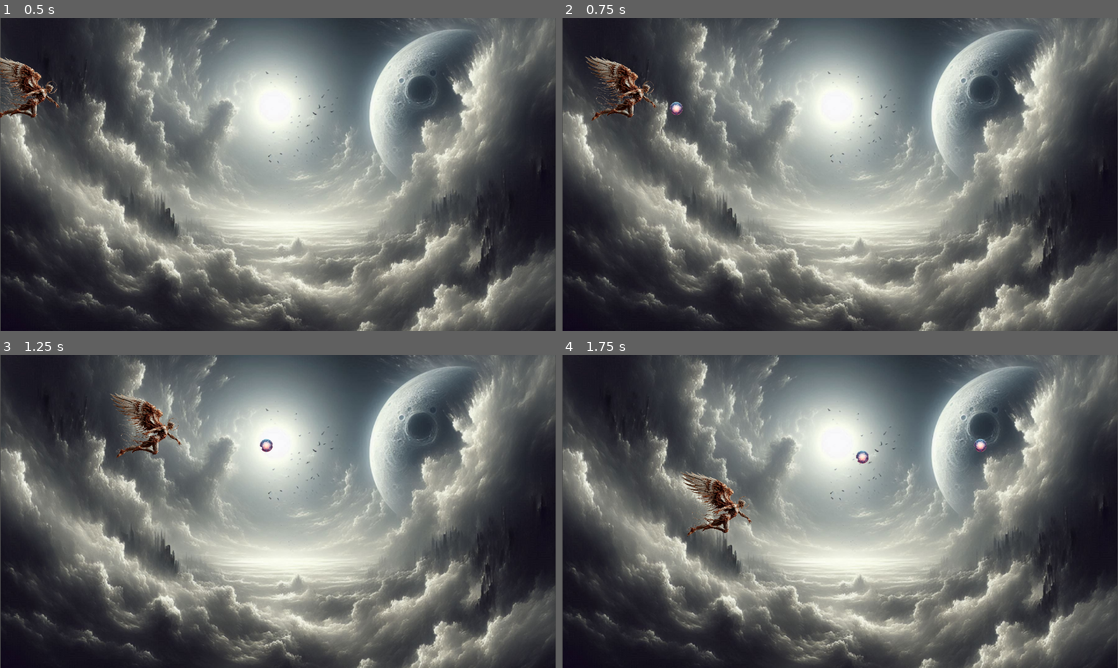
Above: before the commit, frames 1-4 (two rows, left to right).
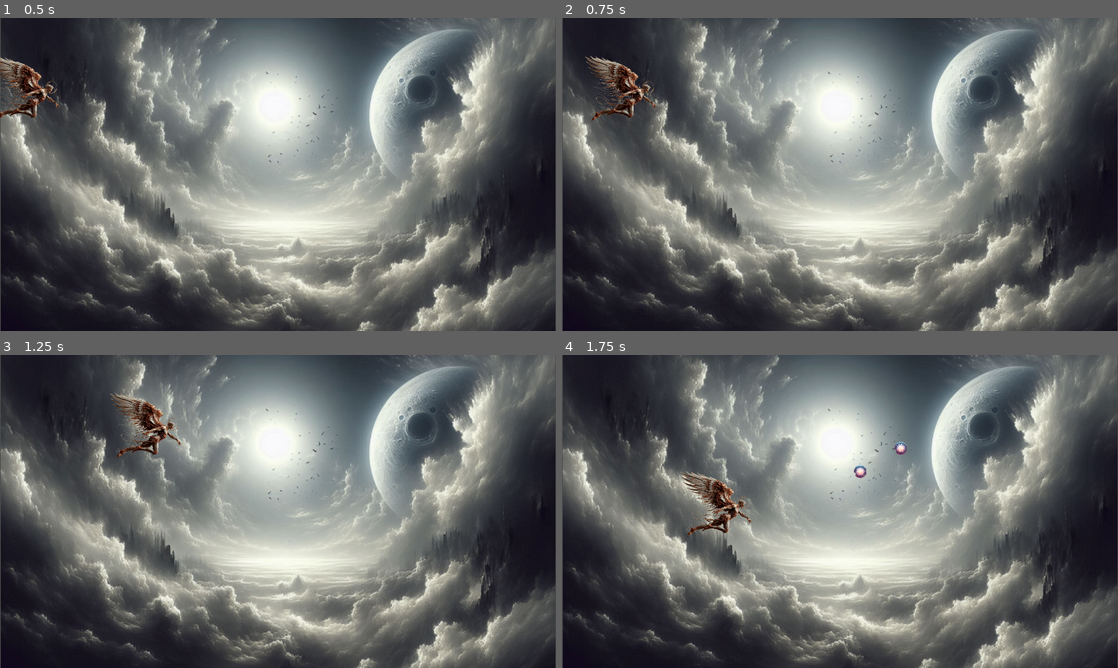
Above: after the commit, the same moments.

Repository: DanielleJeanine/Redemption_Wings
Game: Godot game, scene res://scenes/game.tscn
The game is run twice, just before and just after one commit, with the same random seed, the same clock (stepped at 60 frames per second) and the same inputs.
Inputs:
- Up to frame 1 (0.5 s): no input
- Up to frame 2 (0.75 s): tap Enter at 0.5 s; hold D (mv_right) from 0.53 s (still down); hold Q (at_basic) from 0.53 s (still down)
- Up to frame 3 (1.25 s): keep holding D (mv_right); keep holding Q (at_basic)
- Up to frame 4 (1.75 s): release D (mv_right) at 1.28 s; release Q (at_basic) at 1.28 s; hold S (mv_down) from 1.28 s (still down); tap Q (at_basic) at 1.35 s

Frame 1 is identical in both runs. In frame 2, less than 0.1% of the frame differs, in the area x 19-22%, y 26-32%; in frame 3, less than 0.1%; in frame 4, 0.3%, in the area x 52-77%, y 26-40%.

Commit message:
feature: added power shot orb

Diff:
--- a/project.godot
+++ b/project.godot
@@ -20,31 +20,40 @@
 window/size/viewport_width=1280
 window/size/viewport_height=720
 
+[editor]
+
+movie_writer/movie_file="redemption_sample.avi"
+
 [input]
 
 mv_up={
 "deadzone": 0.2,
 "events": [Object(InputEventKey,"resource_local_to_scene":false,"resource_name":"","device":-1,"window_id":0,"alt_press …(192 unchanged characters)…
+, Object(InputEventKey,"resource_local_to_scene":false,"resource_name":"","device":0,"window_id":0,"alt_pressed":false,"shift_pressed":false,"ctrl_pressed":false,"meta_pressed":false,"pressed":false,"keycode":0,"physical_keycode":4194320,"key_label":0,"unicode":0,"location":0,"echo":false,"script":null)
 ]
 }
 mv_right={
 "deadzone": 0.2,
 "events": [Object(InputEventKey,"resource_local_to_scene":false,"resource_name":"","device":-1,"window_id":0,"alt_press …(192 unchanged characters)…
+, Object(InputEventKey,"resource_local_to_scene":false,"resource_name":"","device":0,"window_id":0,"alt_pressed":false,"shift_pressed":false,"ctrl_pressed":false,"meta_pressed":false,"pressed":false,"keycode":0,"physical_keycode":4194321,"key_label":0,"unicode":0,"location":0,"echo":false,"script":null)
 ]
 }
 mv_left={
 "deadzone": 0.2,
 "events": [Object(InputEventKey,"resource_local_to_scene":false,"resource_name":"","device":-1,"window_id":0,"alt_press …(191 unchanged characters)…
+, Object(InputEventKey,"resource_local_to_scene":false,"resource_name":"","device":0,"window_id":0,"alt_pressed":false,"shift_pressed":false,"ctrl_pressed":false,"meta_pressed":false,"pressed":false,"keycode":0,"physical_keycode":4194319,"key_label":0,"unicode":0,"location":0,"echo":false,"script":null)
 ]
 }
 mv_down={
 "deadzone": 0.2,
 "events": [Object(InputEventKey,"resource_local_to_scene":false,"resource_name":"","device":-1,"window_id":0,"alt_press …(192 unchanged characters)…
+, Object(InputEventKey,"resource_local_to_scene":false,"resource_name":"","device":-1,"window_id":0,"alt_pressed":false,"shift_pressed":false,"ctrl_pressed":false,"meta_pressed":false,"pressed":false,"keycode":0,"physical_keycode":4194322,"key_label":0,"unicode":0,"location":0,"echo":false,"script":null)
 ]
 }
 at_basic={
 "deadzone": 0.2,
 "events": [Object(InputEventKey,"resource_local_to_scene":false,"resource_name":"","device":-1,"window_id":0,"alt_press …(192 unchanged characters)…
+, Object(InputEventKey,"resource_local_to_scene":false,"resource_name":"","device":0,"window_id":0,"alt_pressed":false,"shift_pressed":false,"ctrl_pressed":false,"meta_pressed":false,"pressed":false,"keycode":0,"physical_keycode":32,"key_label":0,"unicode":0,"location":0,"echo":false,"script":null)
 ]
 }
 
--- a/scenes/at_basic.gd
+++ b/scenes/at_basic.gd
@@ -1,8 +1,24 @@
 extends Area2D
 class_name at_basic
+
 @export var speed: float = 700
+@export var damage: float = 10
+@export var showGlow: bool = false
+
+@onready var sprite: Sprite2D = $Sprite2D
+@onready var glow: PointLight2D = $Glow # Light effect for power attack
+
+func _ready():
+	glow.visible = showGlow
 
 func _process(delta: float) -> void:
 	position.x += speed * delta
 	if position.x > 1290:
 		queue_free()
+
+func powerShot(hold_time: float):
+	 # Activate glow for powerful shots
+	speed += hold_time * 100
+	damage = 10 + hold_time * 5
+	scale += Vector2(hold_time * 0.5, hold_time * 0.5)
+	showGlow = true
--- a/scenes/at_basic.tscn
+++ b/scenes/at_basic.tscn
@@ -1,7 +1,8 @@
-[gd_scene load_steps=4 format=3 uid="uid://djvh1mfowahlh"]
+[gd_scene load_steps=5 format=3 uid="uid://djvh1mfowahlh"]
 
 [ext_resource type="Script" uid="uid://bee85ggvg27cj" path="res://scenes/at_basic.gd" id="1_axnaf"]
 [ext_resource type="Texture2D" uid="uid://k8ereec8vbu6" path="res://assets/at_basic.webp" id="1_nklrm"]
+[ext_resource type="Texture2D" uid="uid://dybu84iow7law" path="res://assets/glow_effect.png" id="3_eun4w"]
 
 [sub_resource type="CircleShape2D" id="CircleShape2D_axnaf"]
 radius = 15.0333
@@ -17,3 +18,10 @@
 [node name="CollisionShape2D" type="CollisionShape2D" parent="."]
 position = Vector2(1, 4)
 shape = SubResource("CircleShape2D_axnaf")
+
+[node name="Glow" type="PointLight2D" parent="."]
+color = Color(0.827139, 0.636449, 0.0203216, 1)
+energy = 2.15
+texture = ExtResource("3_eun4w")
+texture_scale = 2.0
+height = 2.0
--- a/scenes/c_archangel.gd
+++ b/scenes/c_archangel.gd
@@ -3,42 +3,63 @@
 @export var speed: float = 650
 @export var at_basic: PackedScene
 @onready var sprite_2d: Sprite2D = $Sprite2D
-@export var vel_player : float = 400.0
+@export var vel_player: float = 400.0
 
-var direction_mov_player : Vector2 = Vector2(0, 0)
-var last_direction_x : int = 1
+var direction_mov_player: Vector2 = Vector2.ZERO
+var last_direction_x: int = 1
+var attack_hold_time: float = 0.0
 
-func _ready():
-	pass
-
-func _process(delta):
+func _physics_process(delta):
 	mov_player()
+	handle_attack_charge(delta)
 
 func mov_player() -> void:
+	direction_mov_player = Vector2.ZERO
+
 	#Movimento Horizontal
 	if Input.is_action_pressed("mv_right"):
 		direction_mov_player.x = 1
-	elif  Input.is_action_pressed("mv_left"):
+	elif Input.is_action_pressed("mv_left"):
 		direction_mov_player.x = -1
 	else:
 		direction_mov_player.x = 0
 
 	#Movimento Vertical
-	if  Input.is_action_pressed("mv_up"):
+	if Input.is_action_pressed("mv_up"):
 		direction_mov_player.y = -1
 	elif Input.is_action_pressed("mv_down"):
 		direction_mov_player.y = 1
 	else:
 		direction_mov_player.y = 0
 
-	if Input.is_action_just_pressed("at_basic"):
-		atirar()
+	if direction_mov_player.x != 0:
+		last_direction_x = int(direction_mov_player.x)
+		#flip character
+		#sprite_2d.flip_h = (last_direction_x == -1)
 
-#Aplica as mudanças na direção do player
+	#Aplica as mudanças na direção do player
 	velocity = direction_mov_player.normalized() * vel_player
 	move_and_slide()
 
-func atirar() -> void:
-	var orb = at_basic.instantiate()
-	orb.position = position + Vector2 (0, 0)
-	get_parent().add_child(orb)
+func handle_attack_charge(delta):
+	if Input.is_action_pressed("at_basic"):
+		print('holding attack...')
+		attack_hold_time += delta
+
+	if Input.is_action_just_released("at_basic"):
+		print('...released: ' + str(attack_hold_time))
+		atirar(attack_hold_time)
+		attack_hold_time = 0.0
+
+func atirar(hold_time: float) -> void:
+	if at_basic:
+		var orb = at_basic.instantiate()
+		orb.position = position + Vector2(last_direction_x * 30, 0)
+
+		print('attacking at: ' + str(last_direction_x))
+
+		if (hold_time >= 1.0):
+			print('power shot!')
+			orb.powerShot(hold_time)
+
+		get_parent().add_child(orb)
Binary file added: assets/glow_effect.png
Not shown, added: assets/glow_effect.png.import
Binary file added: assets/readme/power_shot_sample.png
Not shown, added: assets/readme/power_shot_sample.png.import
Not shown, changed: .gitignore
Not shown, changed: README.md
Not shown, added: makeGIF.bat
